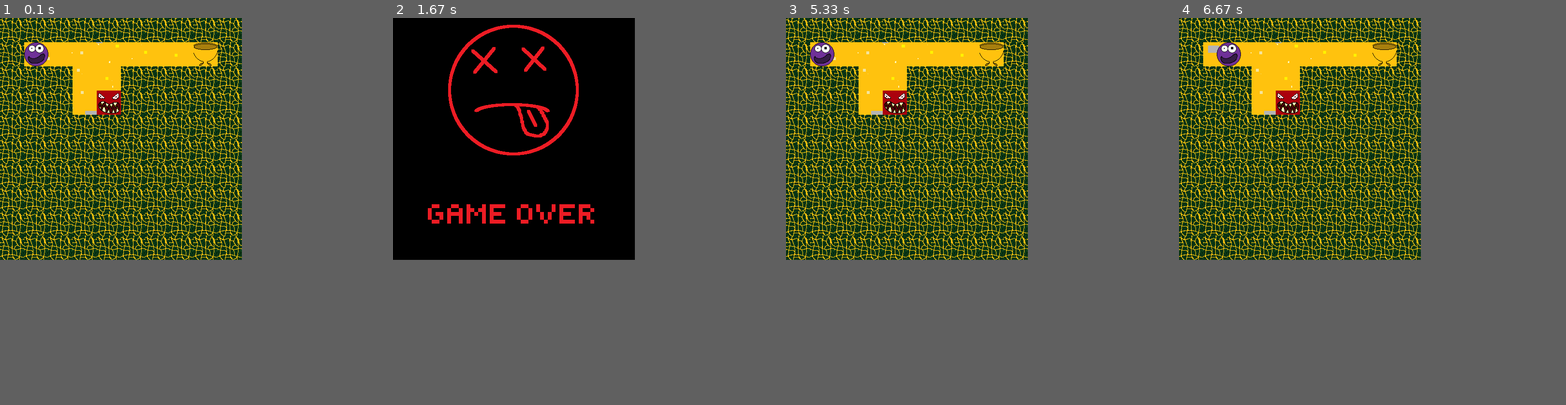
Above: before the commit, frames 1-4 (left to right).
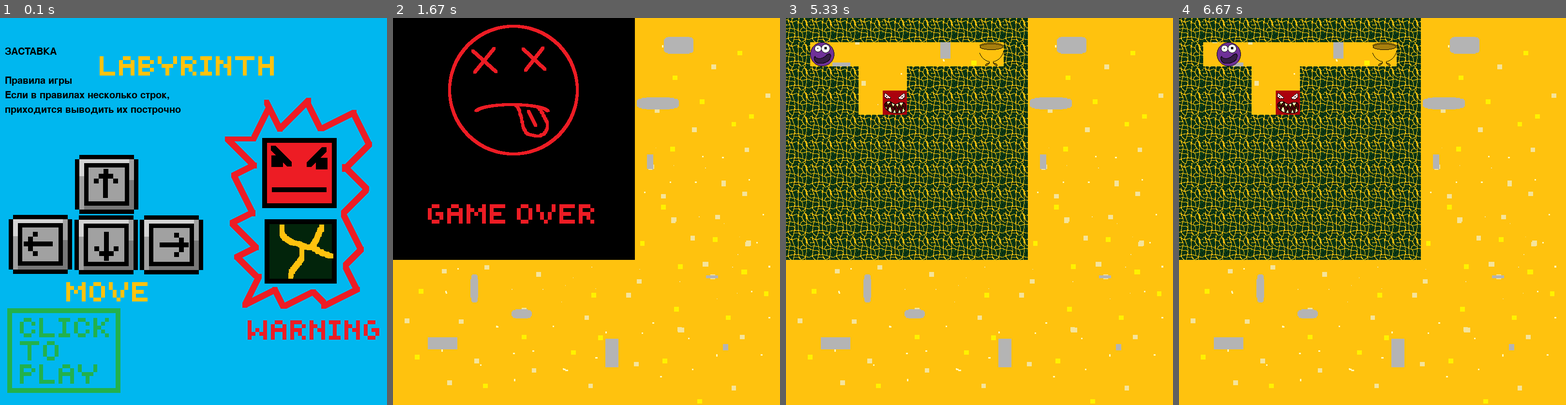
Above: after the commit, the same moments.

Repository: romagav/pygame_project
Game: pygame game, started from main.py
The game is run twice, just before and just after one commit, with the same random seed, the same clock (stepped at 60 frames per second) and the same inputs.
Inputs (mouse positions are in pixels of both pictures, inside the frame that each line leads up to):
- Up to frame 1 (0.1 s): no input
- Up to frame 2 (1.67 s): click (586, 211) at 0.38 s; hold Right 0.67-1.13 s; hold Up 1.17-1.47 s
- Up to frame 3 (5.33 s): no input
- Up to frame 4 (6.67 s): hold Right 6-6.47 s
In our replay, the window is 500x500 before the commit and 800x800 after it. These sizes can differ from the game's own. Grey fills any space a smaller window leaves; there, only what the larger window draws over its background counts as a difference.

The runs differ from the first frame. In frame 1, 53% of the frame differs, in the area x 0-98%, y 0-97%; in frame 2, 2.3%; in frame 3, 2.6%; in frame 4, 2.6%.

Commit message:
prototype_2.2

Diff:
--- a/main.py
+++ b/main.py
@@ -30,30 +30,69 @@
 
 
 def generate_level(level):
-    new_player, x, y = None, None, None
+    win_tile, new_player, x, y, enemy, wall = None, None, None, None, None, None
     for y in range(len(level)):
         for x in range(len(level[y])):
             if level[y][x] == '#':
-                Tile('wall', x, y)
+                wall = Tile('wall', x, y)
+                sprs.append(wall)
             elif level[y][x] == '!':
-                Tile('enemy', x, y)
+                enemy = Tile('enemy', x, y)
+                sprs.append(enemy)
             elif level[y][x] == '*':
-                WinTile('win', x, y)
+                win_tile = WinTile('win', x, y)
+                sprs.append(win_tile)
             elif level[y][x] == '@':
                 new_player = Player(x, y)
-    return new_player, x, y
+    return win_tile, new_player, enemy, wall, x, y
+
+FPS = 50
+def terminate():
+    pygame.quit()
+    sys.exit()
+
+def start_screen():
+    intro_text = ["ЗАСТАВКА", "",
+                  "Правила игры",
+                  "Если в правилах несколько строк,",
+                  "приходится выводить их построчно"]
+
+    fon = pygame.transform.scale(load_image('start_screen.png'), (800, 800))
+    screen.blit(fon, (0, 0))
+    font = pygame.font.Font(None, 30)
+    text_coord = 50
+    for line in intro_text:
+        string_rendered = font.render(line, 1, pygame.Color('black'))
+        intro_rect = string_rendered.get_rect()
+        text_coord += 10
+        intro_rect.top = text_coord
+        intro_rect.x = 10
+        text_coord += intro_rect.height
+        screen.blit(string_rendered, intro_rect)
+
+    while True:
+        for event in pygame.event.get():
+            if event.type == pygame.QUIT:
+                terminate()
+            elif event.type == pygame.KEYDOWN or \
+                    event.type == pygame.MOUSEBUTTONDOWN:
+                return  # начинаем игру
+        pygame.display.flip()
+        clock.tick(FPS)
+
 
 
 fps = 60
+sprs = []
 clock = pygame.time.Clock()
-size = width, height = 500, 500
+size = width, height = 800, 800
 screen = pygame.display.set_mode(size)
 image = pygame.image.load('sand.png').convert_alpha()
+image = pygame.transform.scale(image, (width, height))
+screen.blit(image, (0, 0))
 image_go = pygame.image.load('screen_gameover.png').convert_alpha()
 image_nl = pygame.image.load('screen_nextlevel.png').convert_alpha()
-image = pygame.transform.scale(image, (width, height))
 image_end = pygame.image.load('screen_win.png').convert_alpha()
-screen.blit(image, (0, 0))
 pygame.mixer.music.load('sizif.mp3')
 pygame.mixer.music.play(-1)
 player = None
@@ -61,22 +100,28 @@
 tiles_group = pygame.sprite.Group()
 win_group = pygame.sprite.Group()
 player_group = pygame.sprite.Group()
+num_of_level = 1
 
 tile_images = {
     'wall': load_image('bush.png'),
     'enemy': load_image('enemy.png'),
     'win': load_image('win_tile.png')
 }
+levels_names = {
+    1: 'first_level.txt',
+    2: 'second_level.txt',
+}
 player_image = load_image('ball.png')
 
 tile_width = tile_height = 50
 
-
+start_screen()
 class Tile(pygame.sprite.Sprite):
     def __init__(self, tile_type, pos_x, pos_y):
         super().__init__(tiles_group, all_sprites)
         image_1 = tile_images[tile_type]
         self.image = pygame.transform.scale(image_1, (50, 50))
+        self.mask = pygame.mask.from_surface(self.image)
         self.rect = self.image.get_rect().move(
             tile_width * pos_x, tile_height * pos_y)
 
@@ -85,6 +130,7 @@
     def __init__(self, pos_x, pos_y):
         super().__init__(player_group, all_sprites)
         self.image = player_image
+        self.mask = pygame.mask.from_surface(self.image)
         self.rect = self.image.get_rect().move(
             tile_width * pos_x, tile_height * pos_y)
 
@@ -94,11 +140,12 @@
         super().__init__(win_group, all_sprites)
         image_1 = tile_images[tile_type]
         self.image = pygame.transform.scale(image_1, (50, 50))
+        self.mask = pygame.mask.from_surface(self.image)
         self.rect = self.image.get_rect().move(
             tile_width * pos_x, tile_height * pos_y)
 
-n = 1
-player, level_x, level_y = generate_level(load_level('level_1.txt'))
+
+win_tile, player, enemy, wall, level_x, level_y = generate_level(load_level('first_level.txt'))
 up, down, right, left = False, False, False, False
 running = True
 while running:
@@ -135,24 +182,26 @@
     screen.blit(image, (0, 0))
 
     if pygame.sprite.spritecollideany(player, tiles_group):
-        screen.blit(image_go, (0, 0))  # здесь нужна картинка конец игры
+        screen.blit(image_go, (0, 0))
         pygame.display.flip()
         sleep(4)
         player.kill()
-        player, level_x, level_y = generate_level(load_level(f'level_{n}.txt'))
-    if pygame.sprite.spritecollideany(player, win_group):
-        n += 1
-        screen.blit(image_nl, (0, 0))  # здесь нужна картинка победы
-        pygame.display.flip()
-        sleep(4)
+        win_tile, player, enemy, wall, level_x, level_y = generate_level(load_level(levels_names[num_of_level]))
+    if pygame.sprite.collide_mask(player, win_tile):
         player.kill()
-        # следующий уровень начинается здесь
-        if n == 3:
-            screen.blit(image_nl, (0, 0))  # здесь нужна картинка победы
+        num_of_level += 1
+        if num_of_level == 3:
+            screen.blit(image_end, (0, 0))
             pygame.display.flip()
-            sleep(-1)
-        player, level_x, level_y = generate_level(load_level(f'level_{n}.txt'))
-
+            sleep(5)
+            running = False
+        else:
+            for i in sprs:
+                i.kill()
+            screen.blit(image_nl, (0, 0))
+            pygame.display.flip()
+            sleep(4)
+            win_tile, player, enemy, wall, level_x, level_y = generate_level(load_level(levels_names[num_of_level]))
     clock.tick(fps)
     all_sprites.draw(screen)
     pygame.display.flip()
Renamed: level_1.txt -> first_level.txt
Renamed: level_2.txt -> second_level.txt
Binary file added: start_screen.png
